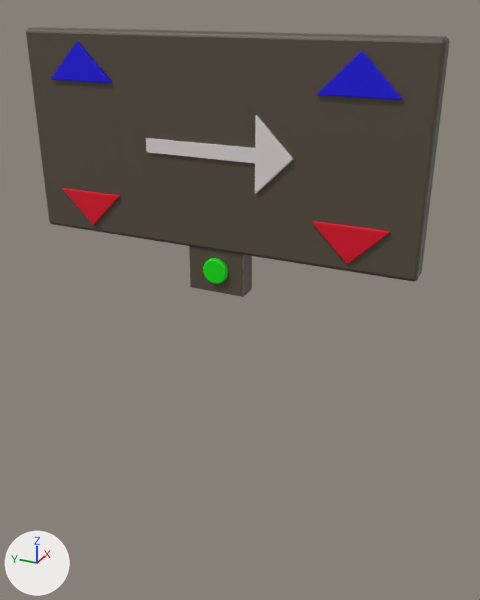
What one commit did to the Blender file Assets.blend.
The view is the same before and after, from a 50 mm camera at (-5.93, -0.82, 2.4) aimed at (0.39, 2.03, -0.77). Arrows for +X, +Y and +Z are at lower left; the lights stay in place.
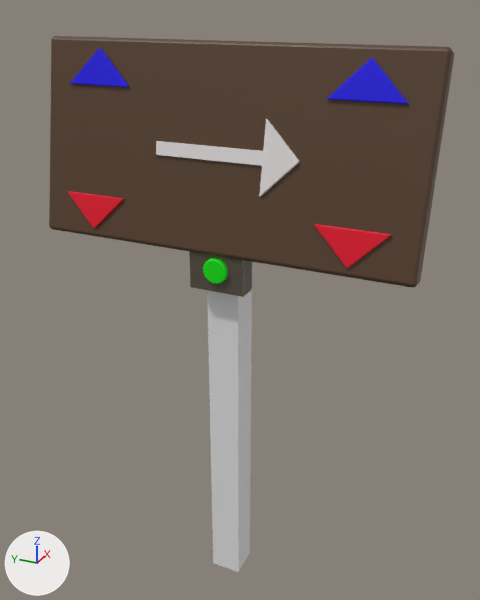
Location of each change, (x1, y1, x2, y2) in pixels of the pictures (480 x 600 px):
'Cube.037', moved, turned
    before: (26, 27, 450, 282)
    after: (49, 36, 454, 288)
'Cube.045', added
    after: (207, 289, 252, 572)
'Cube.039', moved, turned
    before: (317, 51, 402, 100)
    after: (327, 58, 409, 104)
'Cube.042', moved, turned
    before: (255, 115, 293, 194)
    after: (259, 119, 300, 196)
'Cube.038', moved, turned
    before: (51, 42, 112, 83)
    after: (70, 48, 129, 87)
'Cube.043', moved, turned
    before: (146, 138, 255, 163)
    after: (156, 141, 263, 166)
'Cube.040', moved, turned
    before: (312, 221, 390, 264)
    after: (314, 224, 392, 268)
'Cube.041', moved, turned
    before: (63, 188, 120, 225)
    after: (67, 191, 124, 228)

The change, as a list of edits to the scene's bpy script:
```text
Add me_cube_010:
    me_cube_010.from_pydata(...)  # a box spanning x -1.0..1.0, y -1.0..1.0, z -1.0..1.0
Change ob_cube_037:
    ob_cube_037.location: (-0.99, 2.34, 1.5) -> (-0.69, 2.34, 1.59)
    ob_cube_037.rotation_euler: (0.0, 0.0, 0.0) -> (0.0, 0.198, 0.0)  # degrees (0, 0, 0) -> degrees (0, 11, 0)
Change ob_cube_038:
    ob_cube_038.location: (-0.44, 1.55, 1.4) -> (-0.18, 1.55, 1.38)
    ob_cube_038.rotation_euler: (0.0, 0.0, 0.0) -> (0.0, 0.198, 0.0)  # degrees (0, 0, 0) -> degrees (0, 11, 0)
Change ob_cube_039:
    ob_cube_039.location: (-0.44, -1.31, 1.4) -> (-0.18, -1.31, 1.38)
    ob_cube_039.rotation_euler: (0.0, 0.0, 0.0) -> (0.0, 0.198, 0.0)  # degrees (0, 0, 0) -> degrees (0, 11, 0)
Change ob_cube_040:
    ob_cube_040.location: (-0.44, 2.64, 0.69) -> (-0.31, 2.64, 0.69)
    ob_cube_040.rotation_euler: (-3.142, 0.0, 0.0) -> (-3.142, 0.198, 0.0)  # degrees (-180, 0, 0) -> degrees (-180, 11, 0)
Change ob_cube_041:
    ob_cube_041.location: (-0.44, 5.51, 0.69) -> (-0.31, 5.51, 0.69)
    ob_cube_041.rotation_euler: (-3.142, 0.0, 0.0) -> (-3.142, 0.198, 0.0)  # degrees (-180, 0, 0) -> degrees (-180, 11, 0)
Change ob_cube_042:
    ob_cube_042.location: (-0.44, 1.83, -0.94) -> (-0.64, 1.83, -0.91)
    ob_cube_042.rotation_euler: (1.571, 0.0, 0.0) -> (1.571, 0.198, 0.0)  # degrees (90, 0, 0) -> degrees (90, 11, 0)
Change ob_cube_043:
    ob_cube_043.location: (-0.19, 2.18, 1.04) -> (0.0, 2.18, 0.98)
    ob_cube_043.rotation_euler: (0.0, 0.0, 0.0) -> (0.0, 0.198, 0.0)  # degrees (0, 0, 0) -> degrees (0, 11, 0)
Add ob_cube_045:
    ob_cube_045 = bpy.data.objects.new('Cube.045', me_cube_010)
    ob_cube_045.location = (0.24, 2.08, -2.0)
    ob_cube_045.scale = (0.188, 0.188, 2.58)
```
